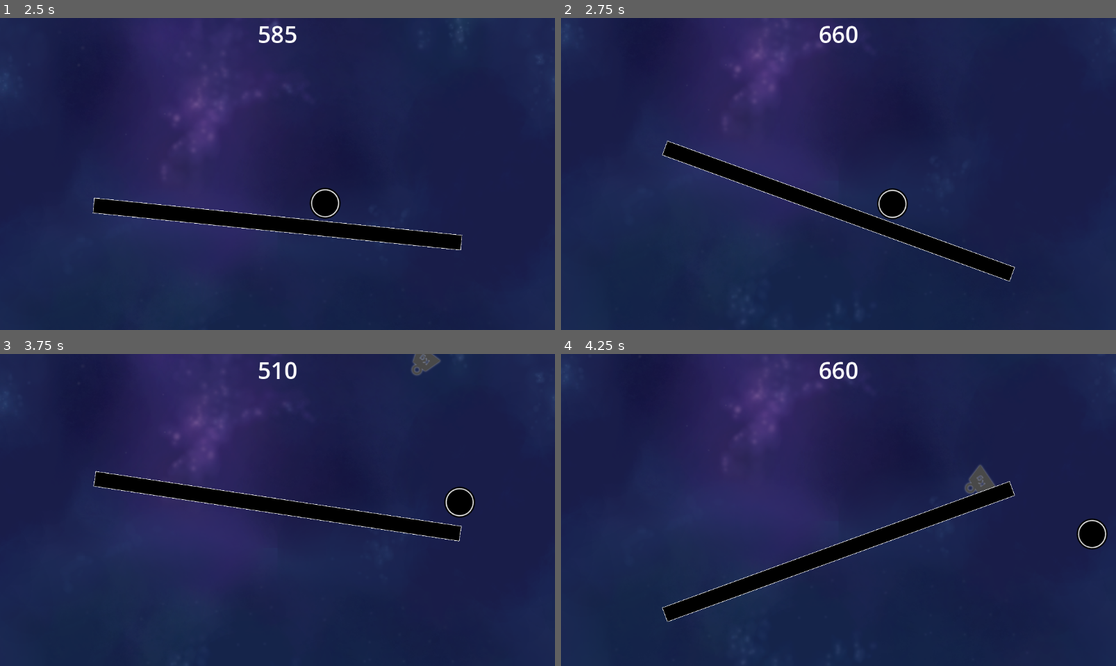
Above: before the commit, frames 1-4 (two rows, left to right).
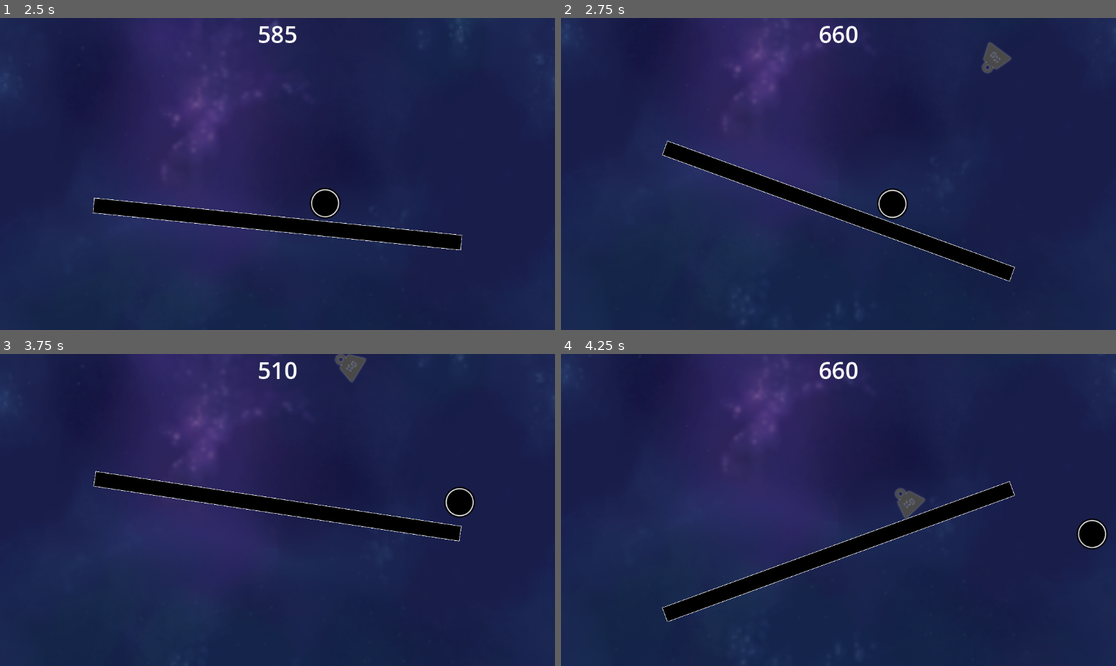
Above: after the commit, the same moments.

Repository: jo-ho/balance-game
Game: Godot game, scene res://game.tscn
Same seed, same stepped clock (60 frames per second), same inputs: the game is played once before the commit and once after it. Sound files missing from this copy of the repository are replaced by a short silence.
Inputs:
- Up to frame 1 (2.5 s): hold Down (right_down) 0.53-1.28 s; hold S (left_down) 1.28-2.03 s; hold Down (right_down) from 2.03 s (still down)
- Up to frame 2 (2.75 s): keep holding Down (right_down)
- Up to frame 3 (3.75 s): release Down (right_down) at 2.78 s; hold W (left_up) 2.78-3.53 s; hold S (left_down) from 3.53 s (still down)
- Up to frame 4 (4.25 s): keep holding S (left_down)

Frame 1 is identical in both runs. In frame 2, 0.3% of the frame differs, in the area x 75-82%, y 7-18%; in frame 3, 0.5%; in frame 4, 0.6%, in the area x 60-79%, y 35-53%.

Commit message:
Add carrot and change spwaning

Diff:
--- a/body/bar.gd
+++ b/body/bar.gd
@@ -9,6 +9,8 @@
 var move_velocity: int = 0
 
 var stuck_status: Array[float] = [1.0, 1.0]
+
+@onready var sprite_2d: Sprite2D = $Sprite2D
 
 func _ready() -> void:
 	Events.bar_stuck.connect(_on_bar_stuck)
--- a/game.gd
+++ b/game.gd
@@ -42,12 +42,18 @@
 	pickup_2d.data = data
 	pickups.add_child(pickup_2d)
 	pickup_2d.position = Vector2(
-		randi_range(0, get_viewport().size.x), bar.position.y - get_viewport().size.y)
+		randi_range(
+			get_viewport().size.x / 2.0 - bar.sprite_2d.get_rect().size.x / 2.0,
+			get_viewport().size.x / 2.0 + bar.sprite_2d.get_rect().size.x / 2.0),
+		bar.position.y - get_viewport().size.y)
 
 func _on_obstacle_spawned(obstacle: RigidBody2D) -> void:
 	obstacles.add_child(obstacle)
 	obstacle.position = Vector2(
-		randi_range(0, get_viewport().size.x), bar.position.y - get_viewport().size.y)
+		randi_range(
+			get_viewport().size.x / 2.0 - bar.sprite_2d.get_rect().size.x / 2.0,
+			get_viewport().size.x / 2.0 + bar.sprite_2d.get_rect().size.x / 2.0),
+		bar.position.y - get_viewport().size.y)
 	obstacle.rotation = randf_range(0, 2 * PI)
 
 func _process(_delta: float) -> void:
--- a/game.tscn
+++ b/game.tscn
@@ -99,7 +99,7 @@
 
 [node name="AudioStreamPlayer" type="AudioStreamPlayer" parent="Bar/Bar/Killzone"]
 stream = ExtResource("20_hb5m1")
-volume_db = -10.0
+volume_db = -20.0
 
 [node name="CollisionShape2D" type="CollisionShape2D" parent="Bar/Bar/Killzone"]
 position = Vector2(593, 742)
--- /dev/null
+++ b/obstacle/carrot.tscn
@@ -0,0 +1,15 @@
+[gd_scene load_steps=3 format=3 uid="uid://db5dmc2cjpduu"]
+
+[ext_resource type="PackedScene" uid="uid://d0o00h73132yl" path="res://obstacle/obstacle_2d.tscn" id="1_xu6pm"]
+[ext_resource type="Texture2D" uid="uid://b1gemvc3qg16w" path="res://obstacle/assets/carrot.png" id="2_52s0j"]
+
+[node name="Carrot" instance=ExtResource("1_xu6pm")]
+mass = 2.0
+
+[node name="Sprite2D" parent="." index="0"]
+texture = ExtResource("2_52s0j")
+metadata/_edit_lock_ = true
+
+[node name="CollisionShape2D" parent="." index="1"]
+position = Vector2(-4, -2)
+polygon = PackedVector2Array(3, -29, -23, -30, -27, -10, 36, 36)
--- a/obstacle/obstacle_2d.tscn
+++ b/obstacle/obstacle_2d.tscn
@@ -233,7 +233,7 @@
 polygon = PackedVector2Array(0, 0, 0, 0, 0, 0, 0, 0)
 
 [node name="Despawn" type="Timer" parent="."]
-wait_time = 3.0
+wait_time = 1.5
 autostart = true
 
 [node name="Poof" type="AnimatedSprite2D" parent="."]
--- a/obstacle/obstacle_spawner.gd
+++ b/obstacle/obstacle_spawner.gd
@@ -1,9 +1,9 @@
 class_name ObstacleSpawner
 extends Node
 
-@export var max_spawn_delay_secs: float = 3.0
-@export var min_spawn_delay_secs: float = 1.0
-@export var decrement: float = 0.2
+@export var max_spawn_delay_secs: float = 1.5
+@export var min_spawn_delay_secs: float = 0.5
+@export var decrement: float = 0.1
 @export var change_every_dist: int = 5000
 
 var curr_dist: int = 0
@@ -17,6 +17,7 @@
 
 var pool: Array[PackedScene] = [
 	preload("res://obstacle/weight.tscn"),
+	preload("res://obstacle/carrot.tscn"),
 ]
 
 func _ready() -> void:
--- a/pickup/pickup_2d.tscn
+++ b/pickup/pickup_2d.tscn
@@ -20,4 +20,4 @@
 
 [node name="AudioStreamPlayer" type="AudioStreamPlayer" parent="."]
 stream = ExtResource("2_eibo3")
-volume_db = -10.0
+volume_db = -20.0
Not shown: 1 places in body/ball.tscn that only renumber resources
